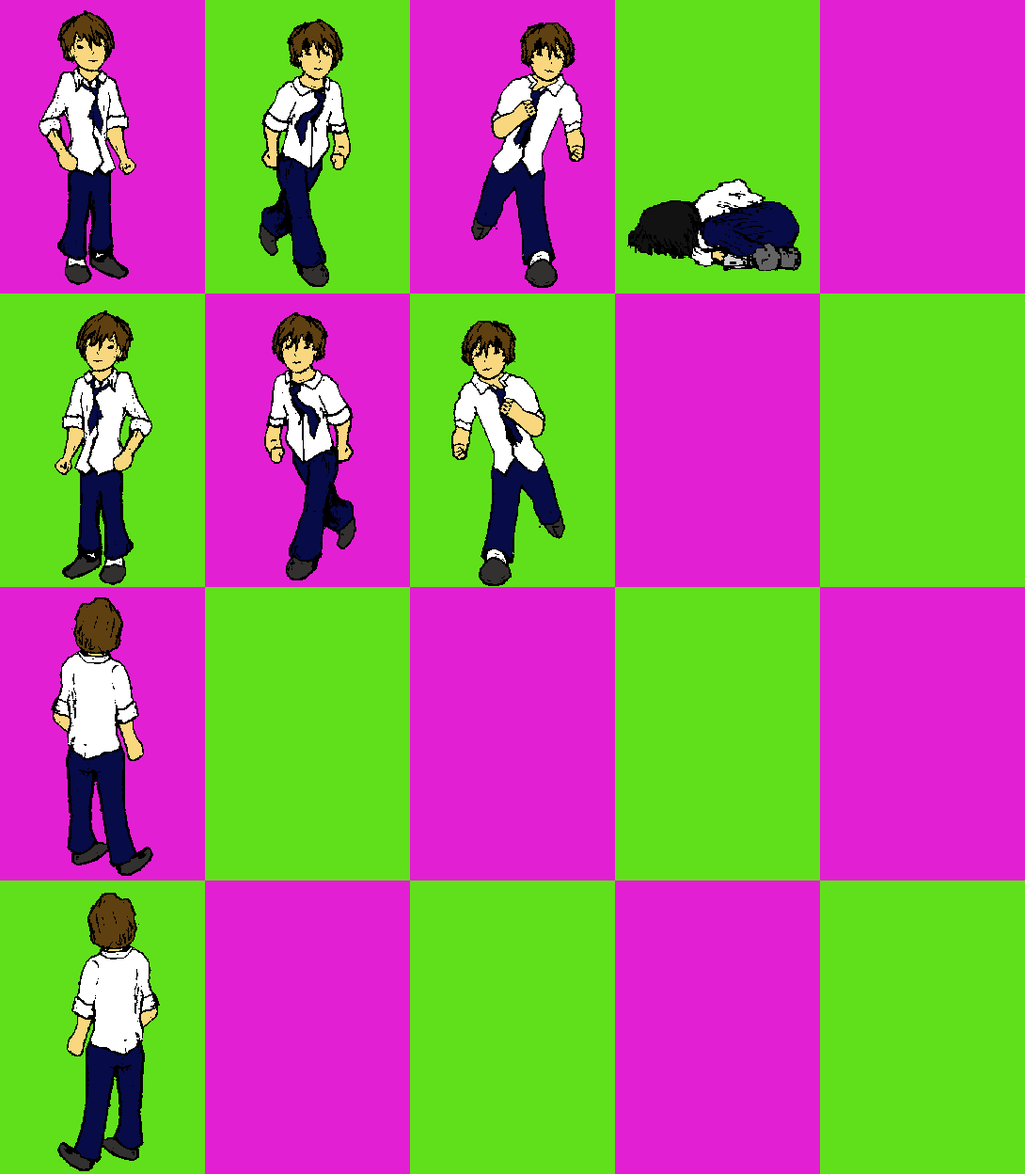
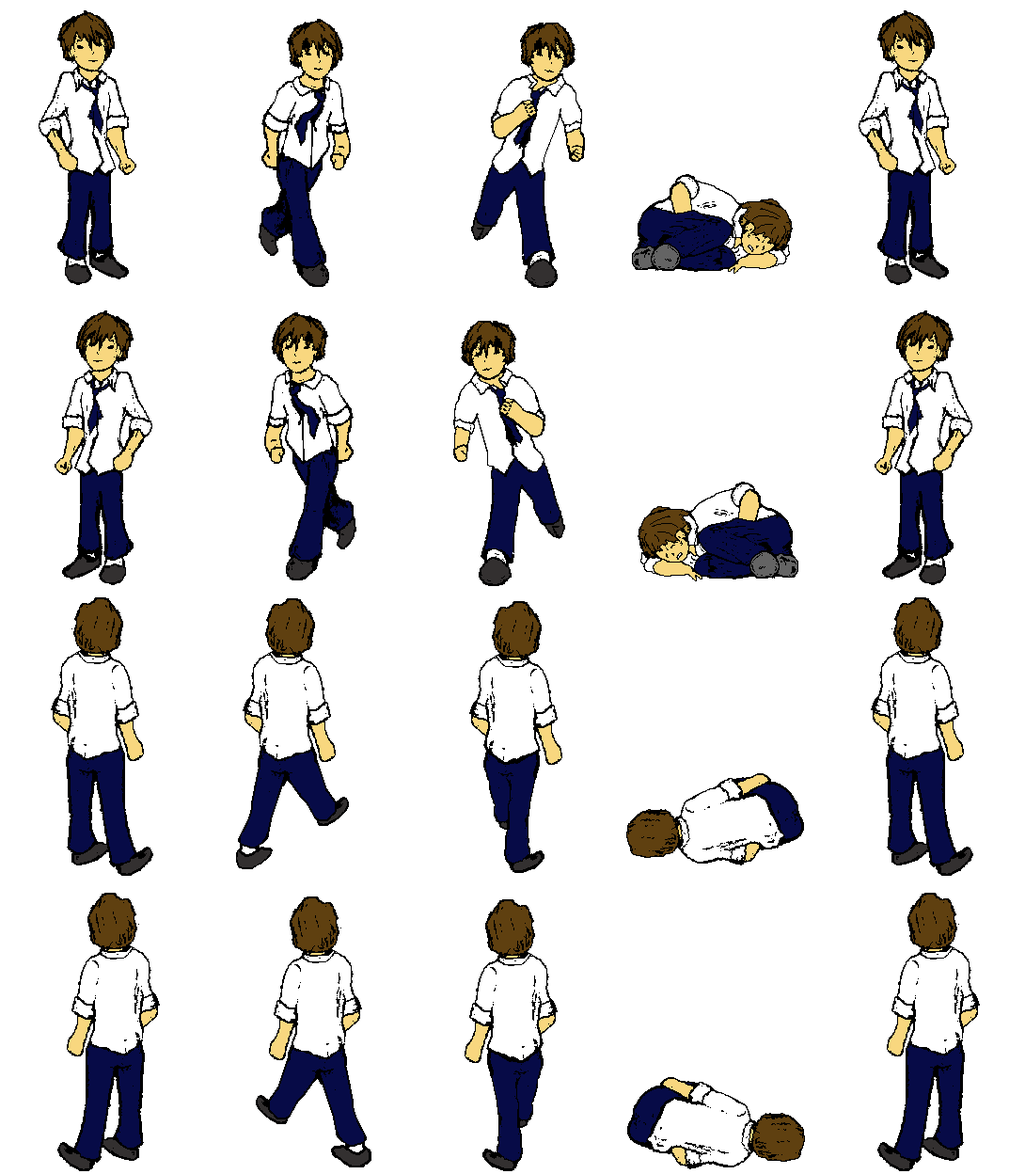
Two versions of the same layered image (1025×1174). Layer-by-layer changes:
renamed "boy_01" to "Pasted Layer", painted on it over 38, 10, 981, 1171
hid "Layer" over 0, 0, 1025, 1174
